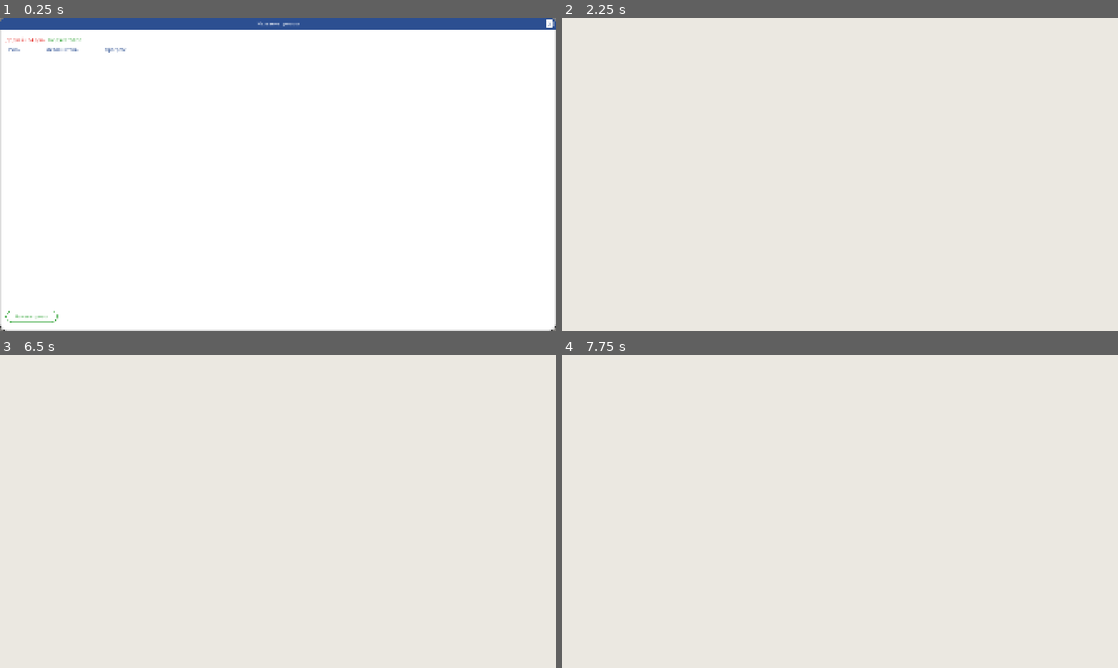
Above: before the commit, frames 1-4 (two rows, left to right).
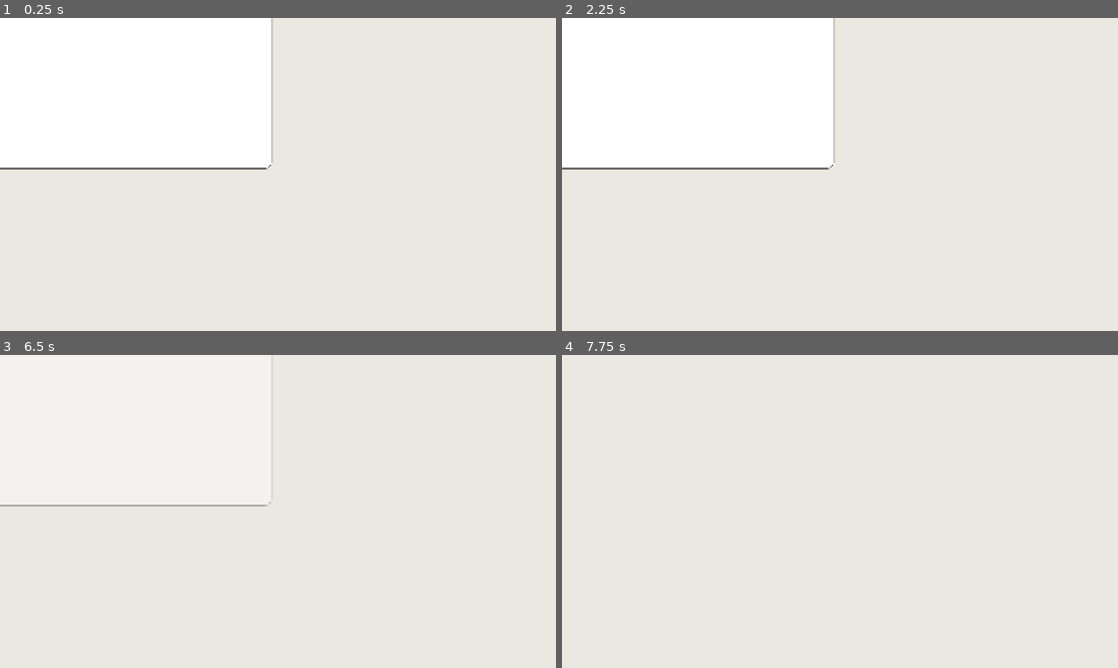
Above: after the commit, the same moments.

Repository: Esca69/project-manager-sim
Game: Godot game, scene res://Scenes/MainTest.tscn
The game is run twice, just before and just after one commit, with the same random seed, the same clock (stepped at 60 frames per second) and the same inputs. This scene is started directly instead of the project's main scene. Sound files missing from this copy of the repository are replaced by a short silence.
Inputs (mouse positions are in pixels of both pictures, inside the frame that each line leads up to):
- Up to frame 1 (0.25 s): no input
- Up to frame 2 (2.25 s): click (595, 315) at 0.5 s, where only the run before the commit has a clickable "Начать проект"; click (595, 315) at 1.25 s, where only the run before the commit has a clickable "Начать проект"; click (1112, 24) at 2 s, where only the run before the commit has a clickable "X"
- Up to frame 3 (6.5 s): tap Enter at 2.75, 4.25, 5.75 s; move the mouse to (250, 574) at 2.77 s; hold Up (ui_up) 2.78-4.28 s; tap E (interact) at 2.85 s; click (250, 574) at 2.92 s; tap Space at 3.5, 5 s; move the mouse to (444, 558) at 3.52 s; tap Q (motivate) at 3.6 s; click (444, 558) at 3.67 s; move the mouse to (111, 464) at 4.27 s; hold Left (ui_left) 4.28-5.78 s; tap R (no_toilet) at 4.35 s; click (111, 464) at 4.42 s; move the mouse to (305, 511) at 5.02 s; tap 1 (speed_1x) at 5.1 s; click (305, 511) at 5.17 s; move the mouse to (194, 433) at 5.77 s; hold Down (ui_down) from 5.78 s (still down); hold 2 (speed_2x) from 5.78 s (still down); click (194, 433) at 5.92 s; tap Escape (ui_cancel) at 6.4 s
- Up to frame 4 (7.75 s): move the mouse to (962, 495) at 6.52 s; release Down (ui_down) at 6.53 s; release 2 (speed_2x) at 6.53 s; hold Right (ui_right) 6.53-7.28 s; tap 3 (speed_5x) at 6.6 s; click (962, 495) at 6.67 s; tap Space at 7.25 s; move the mouse to (728, 527) at 7.27 s; hold Up (ui_up) from 7.28 s (still down); tap E (interact) at 7.35 s; click (728, 527) at 7.42 s

The runs differ from the first frame. In frame 1, 78% of the frame differs, in the area x 0-100%, y 0-100%; in frame 2, 24%; in frame 3, 0.3%; in frame 4, nothing differs.
Error in both runs: Invalid call to function 'setup' in base 'Control (project_window.gd)'. Expected 2 argument(s). (res://Scenes/MainTest.tscn::GDScript_fae42:11)

Commit message:
Adjust quest targets; fix UI z-index & overlay
Update monthly objective formulas and comments in boss_manager.gd (profit, projects, hires, expenses, PM level, employee levelups). Tweak employee_selector.gd: raise z_index to 100 to render above project_window, refine ItemList selection/hover styles and clean up comments. Refactor project_window.gd overlay handling: remove fullscreen forcing, create overlay in parent via _create_overlay, sync overlay visibility with window, and ensure overlay is hidden on close. Set window/size/mode=3 in project.godot.

Diff:
--- a/Scripts/boss_manager.gd
+++ b/Scripts/boss_manager.gd
@@ -103,6 +103,7 @@
 	var objectives = []
 
 	# === ОБЯЗАТЕЛЬНОЕ: ПРИБЫЛЬ ===
+	# Мес.1: 1000, Мес.2: 3000, Мес.3+: 5000 + (month-3)*2000
 	var profit_target: int
 	var profit_trust: int
 	if month == 1:
@@ -112,7 +113,7 @@
 		profit_target = 3000
 		profit_trust = 3
 	else:
-		profit_target = 15000 + (month - 3) * 5000
+		profit_target = 5000 + (month - 3) * 2000
 		profit_trust = 4
 
 	objectives.append({
@@ -124,6 +125,7 @@
 	})
 
 	# === ОБЯЗАТЕЛЬНОЕ: ПРОЕКТЫ ===
+	# Мес.1: 10, Мес.2: 14, Мес.3+: 14 + (month-2)*2
 	var projects_target: int
 	var projects_trust: int
 	if month == 1:
@@ -133,7 +135,7 @@
 		projects_target = 14
 		projects_trust = 3
 	else:
-		projects_target = 8 + (month - 3)
+		projects_target = 14 + (month - 2) * 2
 		projects_trust = 3
 
 	objectives.append({
@@ -173,13 +175,14 @@
 	var pool = []
 
 	# Нанять сотрудников
+	# Мес.1: 3, Мес.2: 5, Мес.3+: 5 + (month-2)*2
 	var hire_target: int
 	if month == 1:
 		hire_target = 3
 	elif month == 2:
 		hire_target = 5
 	else:
-		hire_target = 5 + (month - 3)
+		hire_target = 5 + (month - 2) * 2
 	pool.append({
 		"id": "hires",
 		"type": "hires",
@@ -188,7 +191,7 @@
 		"trust_reward": 2,
 	})
 
-	# Лояльность клиентов
+	# Лояльность клиентов (без изменений)
 	var loyalty_target: int
 	if month == 1:
 		loyalty_target = 20
@@ -204,7 +207,7 @@
 		"trust_reward": 2,
 	})
 
-	# Без провалов
+	# Без провалов (без изменений)
 	pool.append({
 		"id": "no_fails",
 		"type": "no_fails",
@@ -214,13 +217,14 @@
 	})
 
 	# Минимум расходов
+	# Мес.1: 8000, Мес.2: 10000, Мес.3+: 10000 + (month-2)*3000
 	var expense_target: int
 	if month == 1:
 		expense_target = 8000
 	elif month == 2:
 		expense_target = 10000
 	else:
-		expense_target = 12000 + (month - 3) * 2000
+		expense_target = 10000 + (month - 2) * 3000
 	pool.append({
 		"id": "low_expenses",
 		"type": "max_expenses",
@@ -230,13 +234,14 @@
 	})
 
 	# PM уровень
+	# Мес.1: 5, Мес.2: 8, Мес.3+: 8 + (month-2)*3
 	var pm_level_target: int
 	if month == 1:
 		pm_level_target = 5
 	elif month == 2:
 		pm_level_target = 8
 	else:
-		pm_level_target = 9 + (month - 3)
+		pm_level_target = 8 + (month - 2) * 3
 	pool.append({
 		"id": "pm_level",
 		"type": "pm_level",
@@ -246,13 +251,14 @@
 	})
 
 	# Левел-апы сотрудников
+	# Мес.1: 2, Мес.2: 5, Мес.3+: 5 + (month-2)*3
 	var levelup_target: int
 	if month == 1:
 		levelup_target = 2
 	elif month == 2:
 		levelup_target = 5
 	else:
-		levelup_target = 6 + (month - 3)
+		levelup_target = 5 + (month - 2) * 3
 	pool.append({
 		"id": "employee_levelups",
 		"type": "employee_levelups",
--- a/Scripts/employee_selector.gd
+++ b/Scripts/employee_selector.gd
@@ -1,6 +1,6 @@
 extends Panel
 
-# Сигнал: "Я выбрал вот этого человека"
+# Сигнал: "Я выбра�� вот этого человека"
 signal employee_selected(data: EmployeeData)
 
 @onready var item_list = $MainVBox/ContentMargin/VBoxContainer/ItemList
@@ -12,7 +12,7 @@
 
 func _ready():
 	visible = false
-	z_index = 10
+	z_index = 100  # ИСПРАВЛЕНО: было 10, теперь 100 — поверх project_window (z_index=90)
 
 	# === УМНОЕ УДАЛЕНИЕ КНОПОК ===
 	var all_buttons = find_children("*", "Button", true, false)
@@ -45,25 +45,18 @@
 	item_list.add_theme_stylebox_override("panel", list_style)
 
 	# === ИСПРАВЛЕНИЕ БАГА С ФОКУСОМ И ВЫДЕЛЕНИЕМ ===
-	# 1. Убираем системную рамку (фокус), чтобы не выделялся весь контейнер ItemList
 	item_list.add_theme_stylebox_override("focus", StyleBoxEmpty.new())
 
-	# 2. Возвращаем синеватую подсветку строки, как было задумано
 	var selected_style = StyleBoxFlat.new()
-	selected_style.bg_color = Color(0.9, 0.94, 1.0, 1) # Тот самый светло-синий фон
+	selected_style.bg_color = Color(0.9, 0.94, 1.0, 1)
 	selected_style.corner_radius_top_left = 4
 	selected_style.corner_radius_top_right = 4
 	selected_style.corner_radius_bottom_right = 4
 	selected_style.corner_radius_bottom_left = 4
 
-	# Применяем этот синеватый фон для клика (selected) и клика с фокусом
 	item_list.add_theme_stylebox_override("selected", selected_style)
 	item_list.add_theme_stylebox_override("selected_focus", selected_style)
-
-	# Добавляем для состояния наведения мыши (hovered)
 	item_list.add_theme_stylebox_override("hovered", selected_style)
-
-	# 3. Убрано переопределение font_selected_color, чтобы шрифт не казался черным.
 
 func open_list(stage_type: String = ""):
 	_filter_stage_type = stage_type
@@ -74,11 +67,9 @@
 
 	for npc in npcs:
 		if npc.data:
-			# Фильтрация по роли
 			if _filter_stage_type != "" and not _matches_stage_type(npc.data, _filter_stage_type):
 				continue
 
-			# --- Проверяем, занят ли сотрудник на ЛЮБОМ проекте ---
 			var is_busy = _is_employee_assigned_to_any_project(npc.data)
 			var display_name = npc.data.employee_name + " (" + tr(npc.data.job_title) + ")"
 
--- a/Scripts/project_window.gd
+++ b/Scripts/project_window.gd
@@ -92,22 +92,11 @@
 
 func _ready():
 	process_mode = Node.PROCESS_MODE_ALWAYS
-
-	# === Растягиваем на весь экран (как client_panel / pm_skill_tree) ===
-	z_index = 90
-	mouse_filter = Control.MOUSE_FILTER_IGNORE
-	_force_fullscreen_size()
-
-	# === Затемнённый фон-оверлей ===
-	# Вставляем на индекс 0 — ПОД MainLayout, чтобы кнопки трэков/старта оставались кликабельны
-	_bg_overlay = ColorRect.new()
-	_bg_overlay.color = Color(0, 0, 0, 0.45)
-	_bg_overlay.set_anchors_preset(Control.PRESET_FULL_RECT)
-	_bg_overlay.mouse_filter = Control.MOUSE_FILTER_STOP
-	add_child(_bg_overlay)
-	move_child(_bg_overlay, 0)
-
 	timeline_header.clip_children = CanvasItem.CLIP_CHILDREN_AND_DRAW
+
+	# === Overlay: вставляем в РОДИТЕЛЯ, ПОД project_window ===
+	# Так окно остаётся 1500×900 по центру (как в .tscn), а overlay затемняет весь экран
+	call_deferred("_create_overlay")
 
 	var cancel_node = $MainLayout/ContentWrapper/Body/Footer/CancelButton
 	if cancel_node:
@@ -171,11 +160,34 @@
 		UITheme.apply_font(start_btn, "semibold")
 		UITheme.apply_font(close_window_btn, "semibold")
 
-# === Растяжка на весь экран ===
-func _force_fullscreen_size():
-	var vp_size = get_viewport().get_visible_rect().size
-	position = Vector2.ZERO
-	size = vp_size
+# === Создаём overlay в РОДИТЕЛЕ (HUD), прямо перед нами ===
+func _create_overlay():
+	var parent = get_parent()
+	if not parent:
+		return
+
+	_bg_overlay = ColorRect.new()
+	_bg_overlay.name = "ProjectWindowOverlay"
+	_bg_overlay.color = Color(0, 0, 0, 0.45)
+	_bg_overlay.mouse_filter = Control.MOUSE_FILTER_STOP
+	_bg_overlay.visible = false
+
+	# Добавляем в родителя
+	parent.add_child(_bg_overlay)
+
+	# Растягиваем на весь экран
+	if _bg_overlay is Control:
+		_bg_overlay.set_anchors_preset(Control.PRESET_FULL_RECT)
+
+	# Ставим прямо перед project_window, чтобы был ПОД нами
+	var my_index = get_index()
+	parent.move_child(_bg_overlay, my_index)
+
+# === Показ/скрытие overlay вместе с окном ===
+func _notification(what):
+	if what == NOTIFICATION_VISIBILITY_CHANGED:
+		if _bg_overlay:
+			_bg_overlay.visible = visible
 
 # === Закрытие окна (кнопка X + ESC) ===
 func close():
@@ -183,6 +195,8 @@
 		UITheme.fade_out(self, 0.15)
 	else:
 		visible = false
+	if _bg_overlay:
+		_bg_overlay.visible = false
 
 # === Обработка ESC ===
 func _input(event: InputEvent) -> void:
@@ -264,7 +278,6 @@
 	var origin_time = _get_origin_time()
 	var is_done = (project.state == ProjectData.State.FINISHED or project.state == ProjectData.State.FAILED)
 
-	# Рассчитываем высоту линий: высота хедера + высота контейнера с треками + отступы
 	var line_height = timeline_header.size.y + tracks_container.size.y + 10
 
 	if project.state == ProjectData.State.DRAFTING:
@@ -390,7 +403,6 @@
 		if child == hard_deadline_line: continue
 		child.queue_free()
 
-	# Динамическая высота для фоновых линий сетки
 	var line_height = timeline_header.size.y + tracks_container.size.y + 10
 	var prev_month = -1
 
--- a/project.godot
+++ b/project.godot
@@ -34,6 +34,7 @@
 
 window/size/viewport_width=1920
 window/size/viewport_height=1080
+window/size/mode=3
 window/stretch/mode="canvas_items"
 window/stretch/aspect="expand"
 
